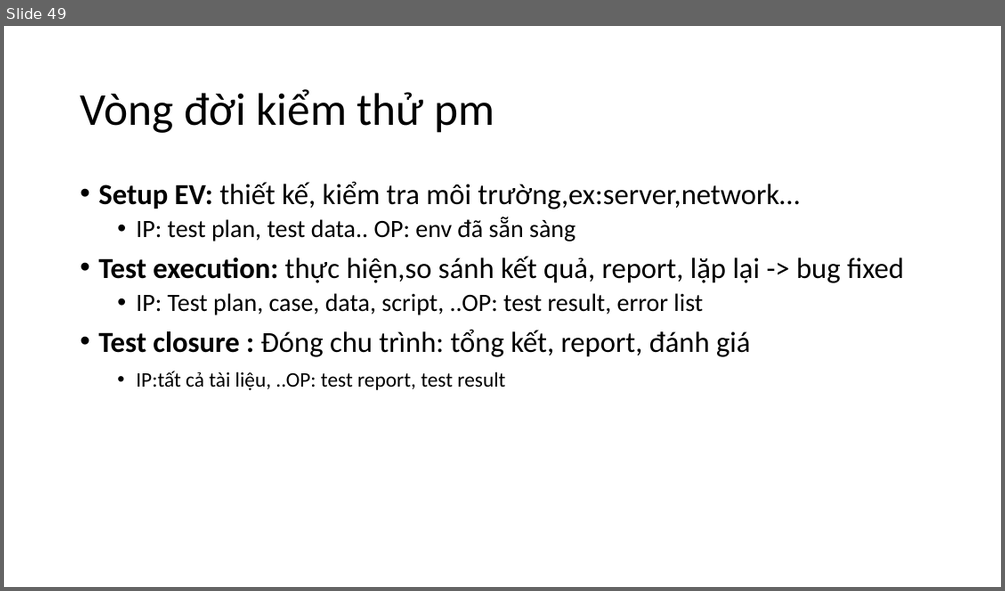
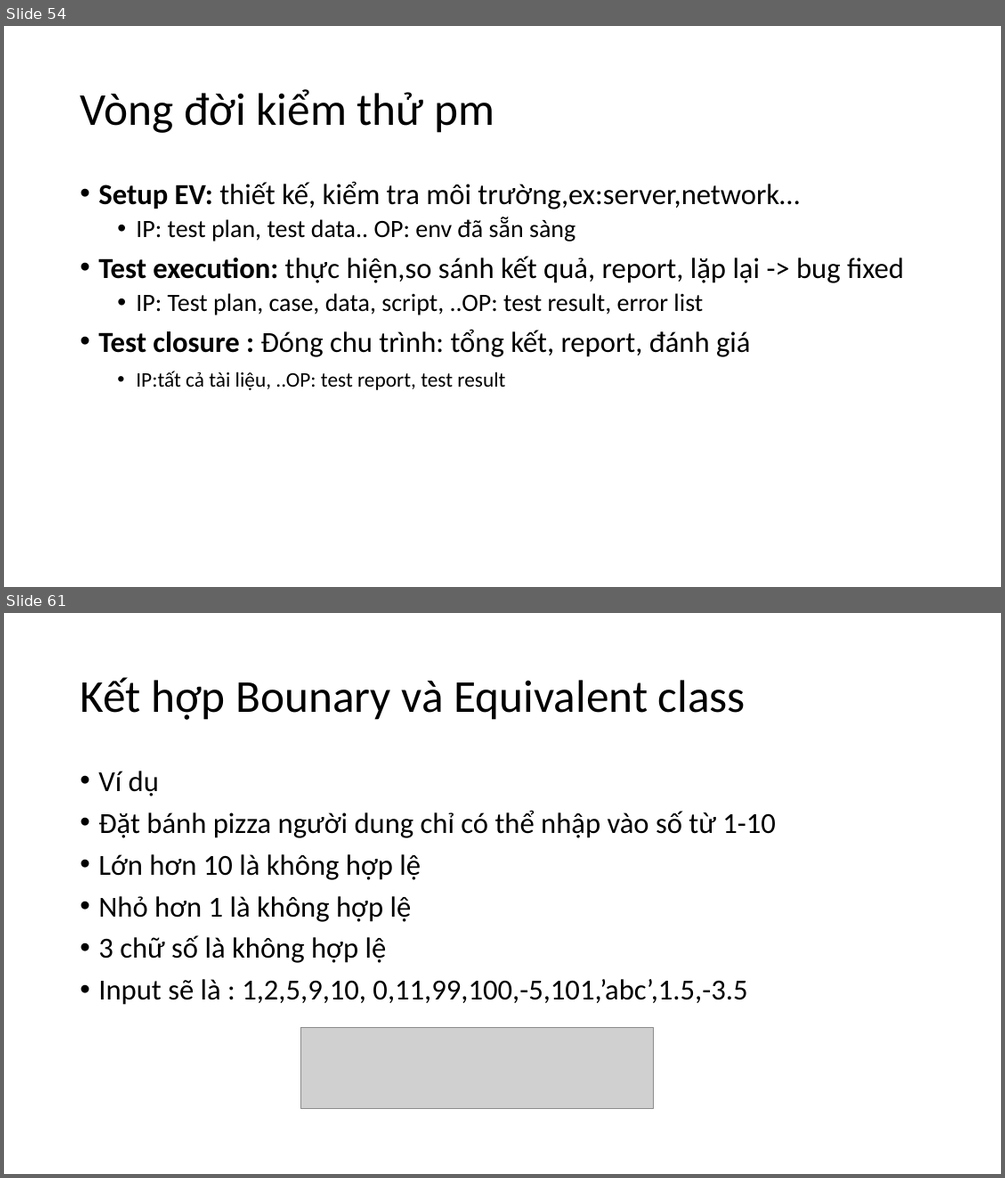
Before and after one commit to shinnobi/software_testing, a slide deck: slide/VMP_SOFTWARE_TEST.pptx. Shown one above the other, each under a label of ours: slide 49 before the commit, slides 54 and 61 after it; the slides between them are not shown. The pictures are 1005x591 and 1005x1178 pixels, drawn with LibreOffice and Linux fonts; fonts in the diff are those of the drawing; grey boxes stand for pictures. Boxes give left, top, right and bottom in pixels: in the first picture for what was removed or moved away, otherwise in the second. Text is boxed around its words. In the diff, an @@ line names an element or a change of style, - is before the commit and + after.

```diff
--- a/slide/VMP_SOFTWARE_TEST.pptx
+++ b/slide/VMP_SOFTWARE_TEST.pptx
@@ slide 61 added at [4, 613, 1001, 1174], background #FFFFFF @@
@@ title added at [80, 677, 745, 720], 44 pt, text #000000 @@
+Kết hợp Bounary và Equivalent class
@@ text added at [98, 771, 776, 1005], 28 pt, text #000000 @@
+• Ví dụ
+• Đặt bánh pizza người dung chỉ có thể nhập vào số từ 1-10
+• Lớn hơn 10 là không hợp lệ
+• Nhỏ hơn 1 là không hợp lệ
+• 3 chữ số là không hợp lệ
+• Input sẽ là : 1,2,5,9,10, 0,11,99,100,-5,101,’abc’,1.5,-3.5
@@ picture added at [301, 1027, 654, 1108] @@
@@ what was slide 49 is now slide 54 @@
```
Also in this commit, not shown: 3 slides changed, 29 other slides added, 1 slide removed, 1 other file.
